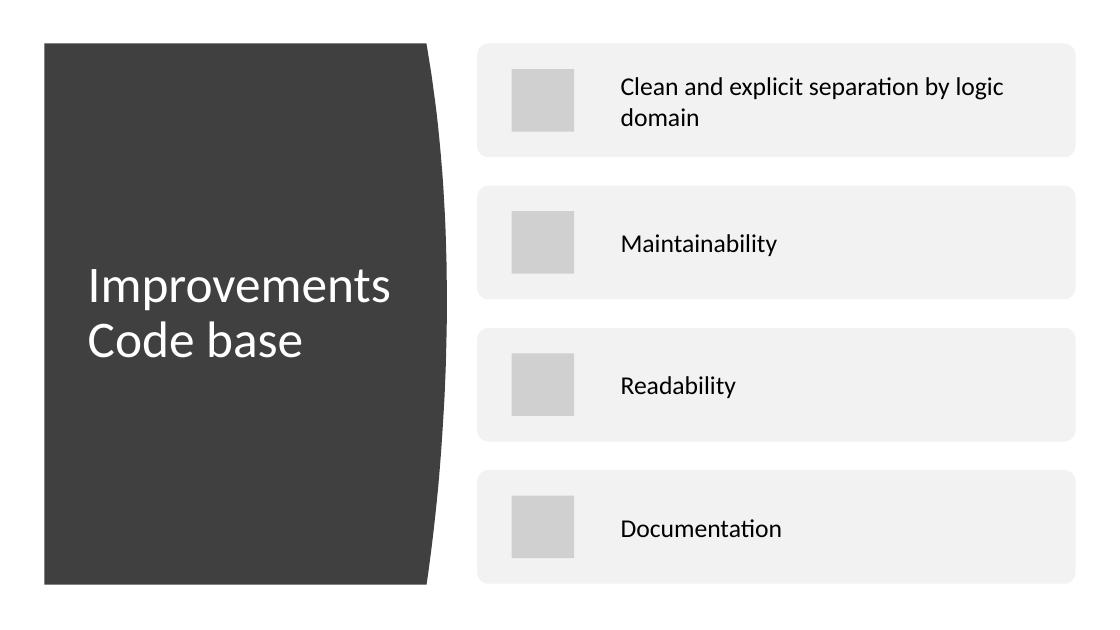
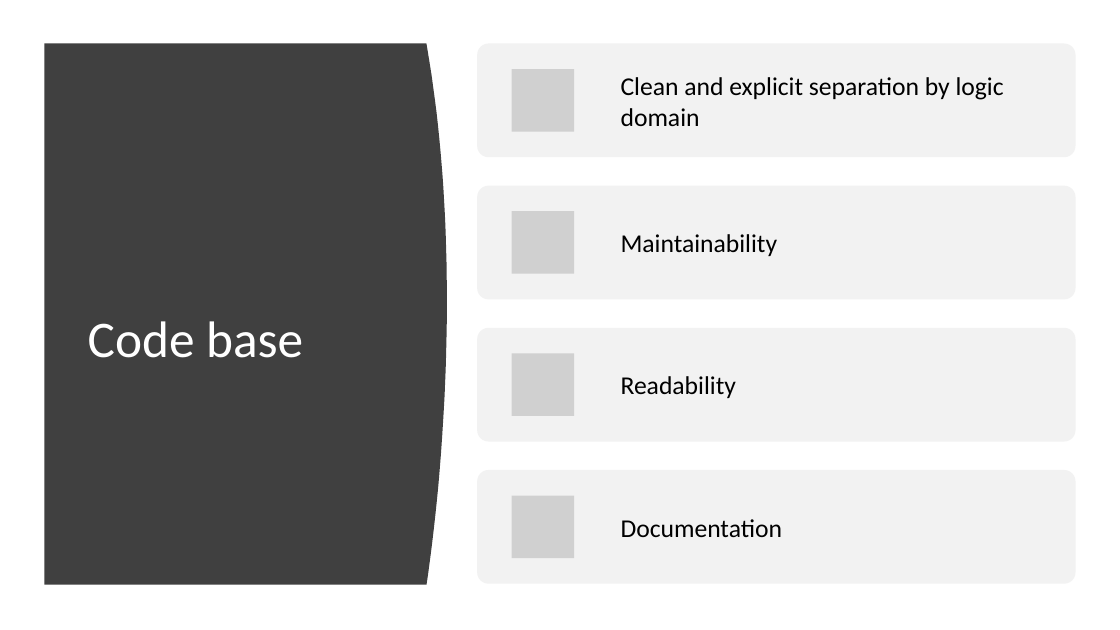
Before and after one commit to vpaulino/SWADN, a slide deck: slide 7 of SWADN Framework.pptx (slide 5 before the commit). Drawn at 1120x630 pixels with LibreOffice and Linux fonts; fonts in the diff are those of the drawing; grey boxes stand for pictures. Boxes give left, top, right and bottom in pixels: in the first picture for what was removed or moved away, otherwise in the second. Text is boxed around its words. In the diff, an @@ line names an element or a change of style, - is before the commit and + after.

```diff
--- a/SWADN Framework.pptx
+++ b/SWADN Framework.pptx
@@ title at [88,321,303,358]: text changed @@
-Improvements
-Code base
+Code base
```
Also in this commit, not shown: 3 other slides changed, 1 slide removed.
